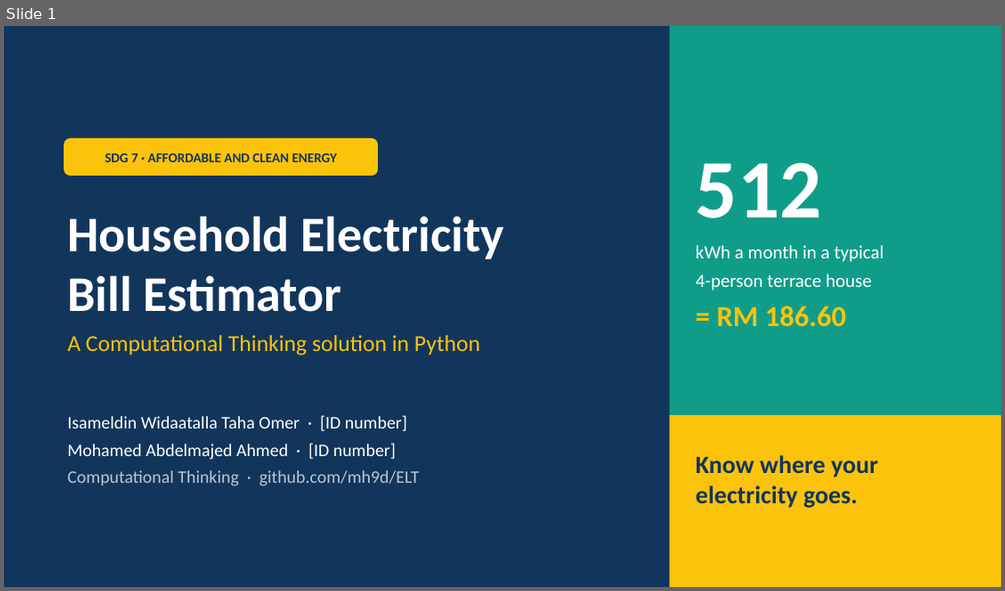
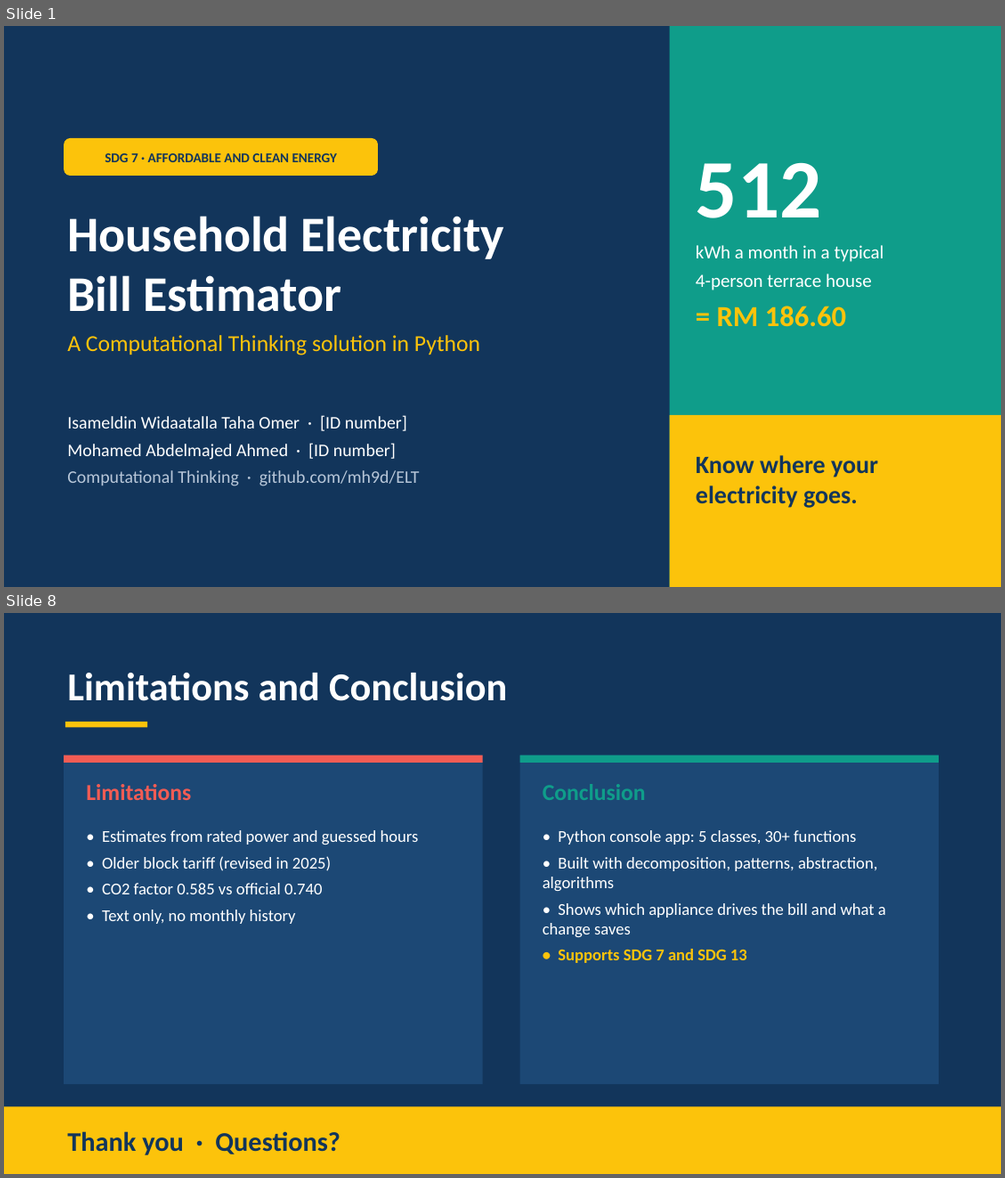
Before and after one commit to mh9d/ELT, a slide deck: docs/Slides_SDG7_Electricity_Bill_Estimator.pptx. Shown one above the other, each under a label of ours: slide 1 before the commit, slides 1 and 8 after it; the slides between them are not shown. The pictures are 1005x591 and 1005x1178 pixels, drawn with LibreOffice and Linux fonts; fonts in the diff are those of the drawing. Boxes give left, top, right and bottom in pixels: in the first picture for what was removed or moved away, otherwise in the second. Text is boxed around its words. In the diff, an @@ line names an element or a change of style, - is before the commit and + after.

```diff
--- a/docs/Slides_SDG7_Electricity_Bill_Estimator.pptx
+++ b/docs/Slides_SDG7_Electricity_Bill_Estimator.pptx
@@ slide 8 added at (4,613,1001,1174), background #FFFFFF @@
@@ rectangle added at (4,613,1001,1174), fill #12355B @@
@@ text added at (67,673,507,701), 38 pt, text #FFFFFF, bold @@
+Limitations and Conclusion
@@ rectangle added at (65,722,147,728), fill #FCC30B @@
@@ rectangle added at (64,755,483,1084), fill #1C4875 @@
@@ rectangle added at (64,755,483,763), fill #F25C54 @@
@@ rectangle added at (520,755,938,1084), fill #1C4875 @@
@@ rectangle added at (520,755,938,763), fill #0F9D8A @@
@@ text added at (86,784,191,800), 22 pt, text #F25C54, bold @@
+Limitations
@@ text added at (542,784,646,800), 22 pt, text #0F9D8A, bold @@
+Conclusion
@@ text added at (102,830,419,924), 16 pt, text #FFFFFF @@
+• Estimates from rated power and guessed hours
+• Older block tariff (revised in 2025)
+• CO2 factor 0.585 vs official 0.740
+• Text only, no monthly history
@@ text added at (542,830,886,963), 16 pt, text #FFFFFF @@
+• Python console app: 5 classes, 30+ functions
+• Built with decomposition, patterns, abstraction, algorithms
+• Shows which appliance drives the bill and what a change saves
+• Supports SDG 7 and SDG 13
@@ rectangle added at (4,1107,1001,1174), fill #FCC30B @@
@@ text added at (67,1131,340,1155), 26 pt, text #12355B, bold @@
+Thank you · Questions?
```
Also in this commit, not shown: 3 slides changed, 3 other slides added, 15 slides removed, 1 other file.
